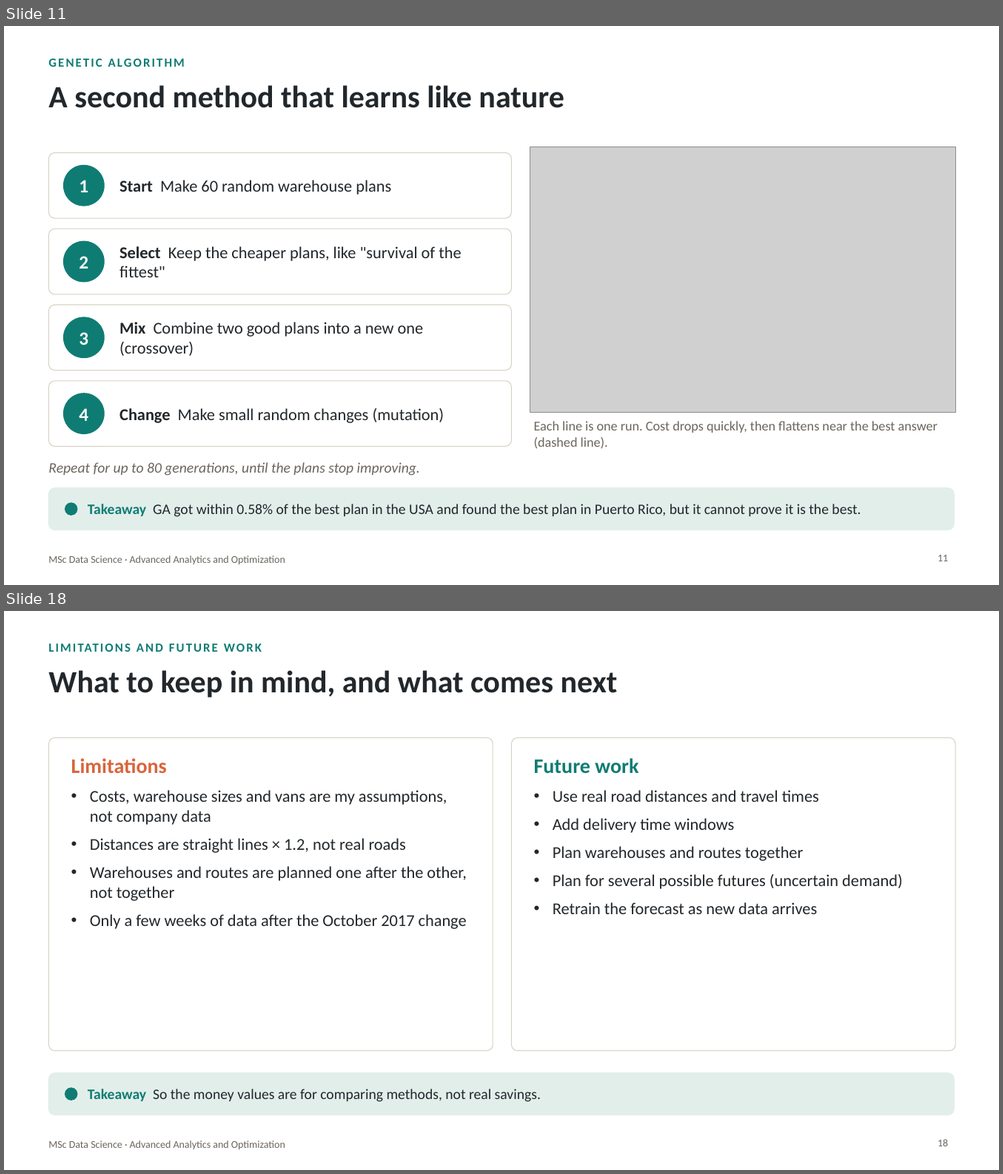
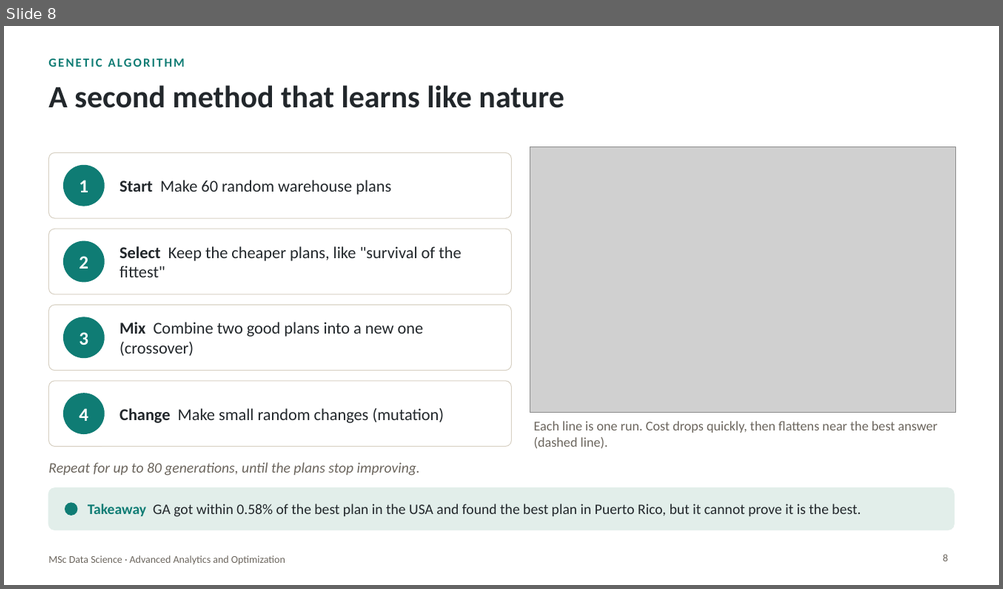
Before and after one commit to cmsoftx/Optimization, a slide deck: presentation/Ecommerce_Optimization_Easy_Presentation.pptx. Shown one above the other, each under a label of ours: slides 11 and 18 before the commit, slide 8 after it; the slides between them are not shown. The pictures are 1003x1174 and 1003x589 pixels, drawn with LibreOffice and Linux fonts; fonts in the diff are those of the drawing; grey boxes stand for pictures; background and template pictures are left out. Boxes give left, top, right and bottom in pixels: in the first picture for what was removed or moved away, otherwise in the second. Text is boxed around its words. In the diff, an @@ line names an element or a change of style, - is before the commit and + after.

```diff
--- a/presentation/Ecommerce_Optimization_Easy_Presentation.pptx
+++ b/presentation/Ecommerce_Optimization_Easy_Presentation.pptx
@@ slide 18 removed at bbox=[4, 611, 999, 1170], background picture (left out); not listed: 1 template element that a slide beside it also shows @@
@@ text removed at bbox=[48, 639, 720, 662] @@
-LIMITATIONS AND FUTURE WORK
@@ title removed at bbox=[48, 670, 617, 698] @@
-What to keep in mind, and what comes next
@@ rounded rectangle removed at bbox=[48, 738, 492, 1051] @@
@@ rounded rectangle removed at bbox=[512, 738, 956, 1051] @@
@@ text removed at bbox=[71, 758, 466, 929] @@
-Limitations
-• Costs, warehouse sizes and vans are my assumptions, not company data
-• Distances are straight lines × 1.2, not real roads
-• Warehouses and routes are planned one after the other, not together
-• Only a few weeks of data after the October 2017 change
@@ text removed at bbox=[534, 758, 902, 914] @@
-Future work
-• Use real road distances and travel times
-• Add delivery time windows
-• Plan warehouses and routes together
-• Plan for several possible futures (uncertain demand)
-• Retrain the forecast as new data arrives
@@ rounded rectangle removed at bbox=[48, 1073, 954, 1116] @@
@@ ellipse removed at bbox=[65, 1088, 77, 1100] @@
@@ text removed at bbox=[88, 1089, 540, 1102] @@
-Takeaway So the money values are for comparing methods, not real savings.
@@ page number removed at bbox=[937, 1139, 948, 1147] @@
-18
@@ what was slide 11 is now slide 8 @@
@@ page number at bbox=[942, 554, 948, 562]: text changed @@
-11
+8
```
Also in this commit, not shown: 6 slides changed, 1 slide added, 8 other slides removed, 2 other files.
